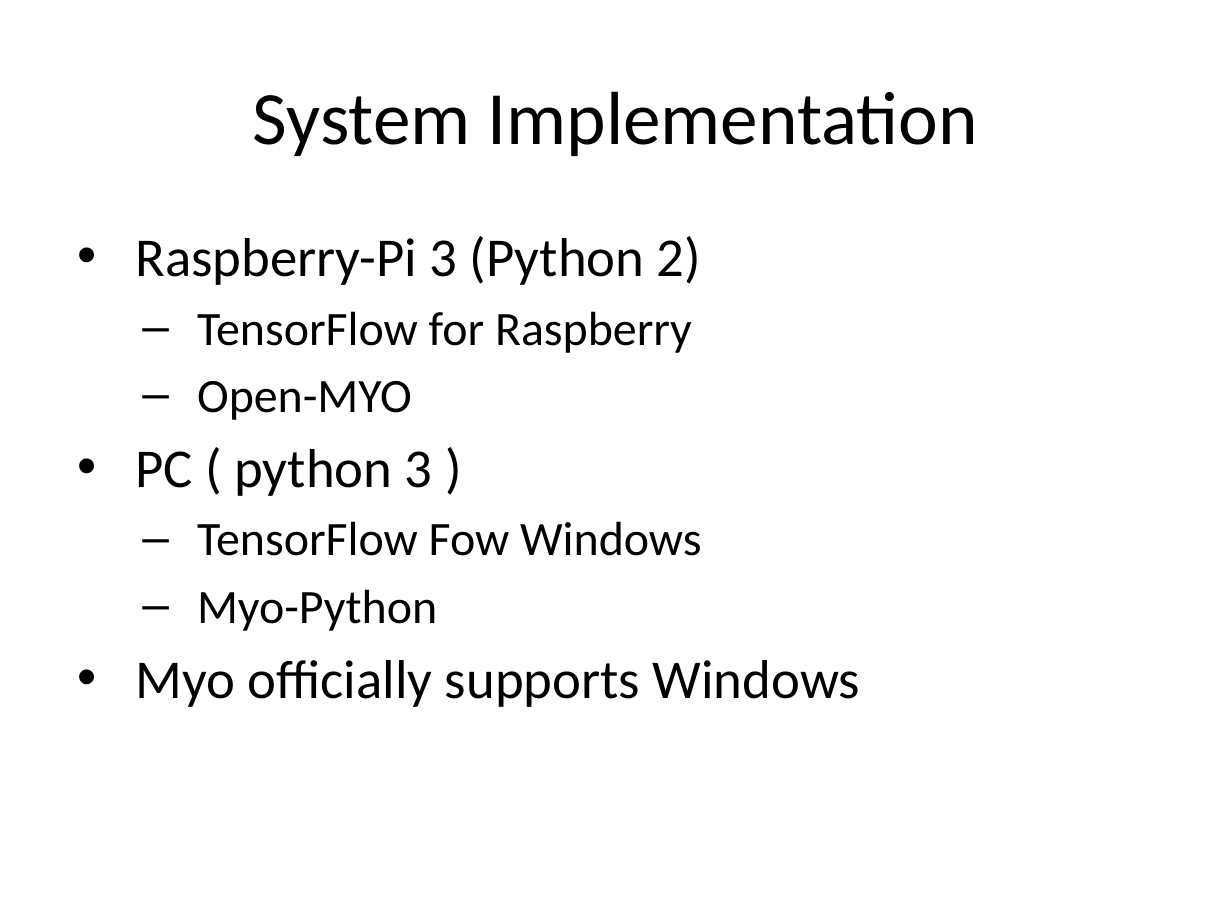
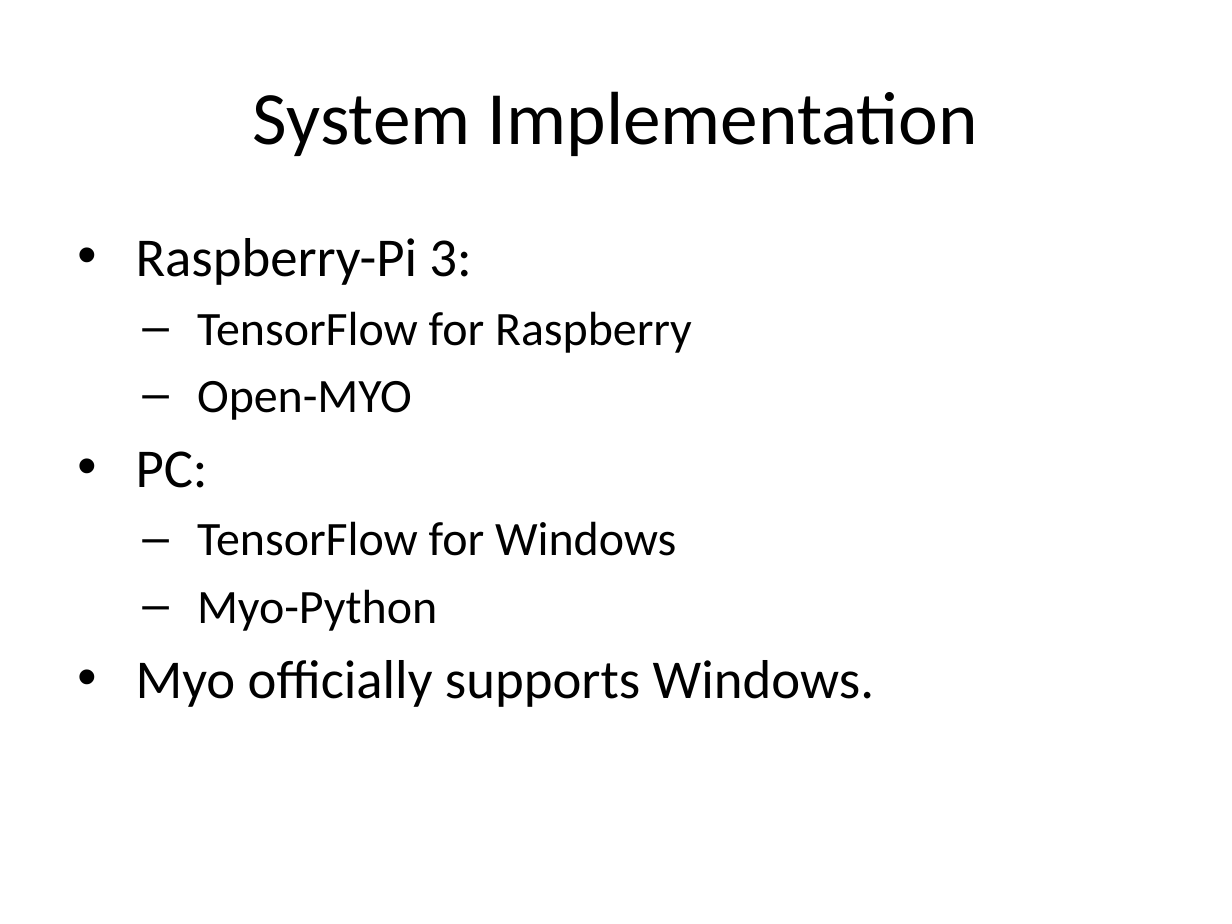
Before and after one commit to hananabilabd/Computer-Vision-and-Neural-Machine-Interface-for-Upper-Limb-Prostheses, a slide deck: slide 9 of GP_presentation.pptx. Drawn at 1232x924 pixels with LibreOffice and Linux fonts; fonts in the diff are those of the drawing. Boxes give left, top, right and bottom in pixels: in the first picture for what was removed or moved away, otherwise in the second. Text is boxed around its words. In the diff, an @@ line names an element or a change of style, - is before the commit and + after.

Commit message:
presentation

```diff
--- a/GP_presentation.pptx
+++ b/GP_presentation.pptx
@@ text at bbox=[136, 238, 471, 285]: text changed @@
-• Raspberry-Pi 3 (Python 2)
+• Raspberry-Pi 3:
@@ text at bbox=[136, 451, 676, 556]: text changed @@
-• PC ( python 3 )
-  – TensorFlow Fow Windows
+• PC:
+  – TensorFlow for Windows
@@ text at bbox=[136, 660, 874, 707]: text changed @@
-• Myo officially supports Windows
+• Myo officially supports Windows.
```
Also in this commit, not shown: 1 other slide changed, 1 slide added, 1 slide removed, 2 other files.
